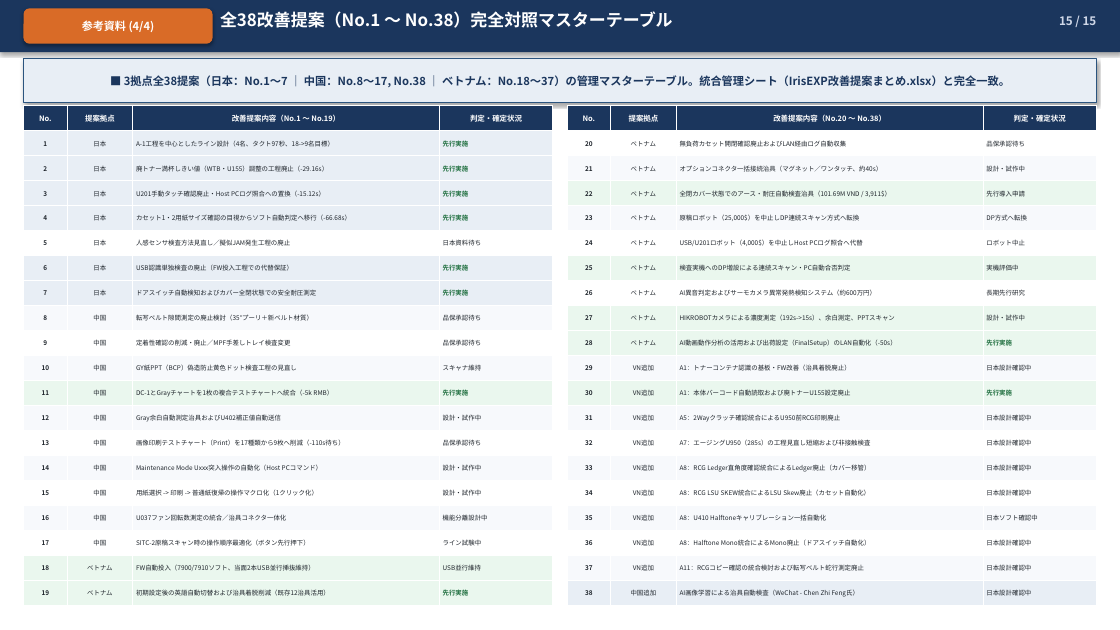
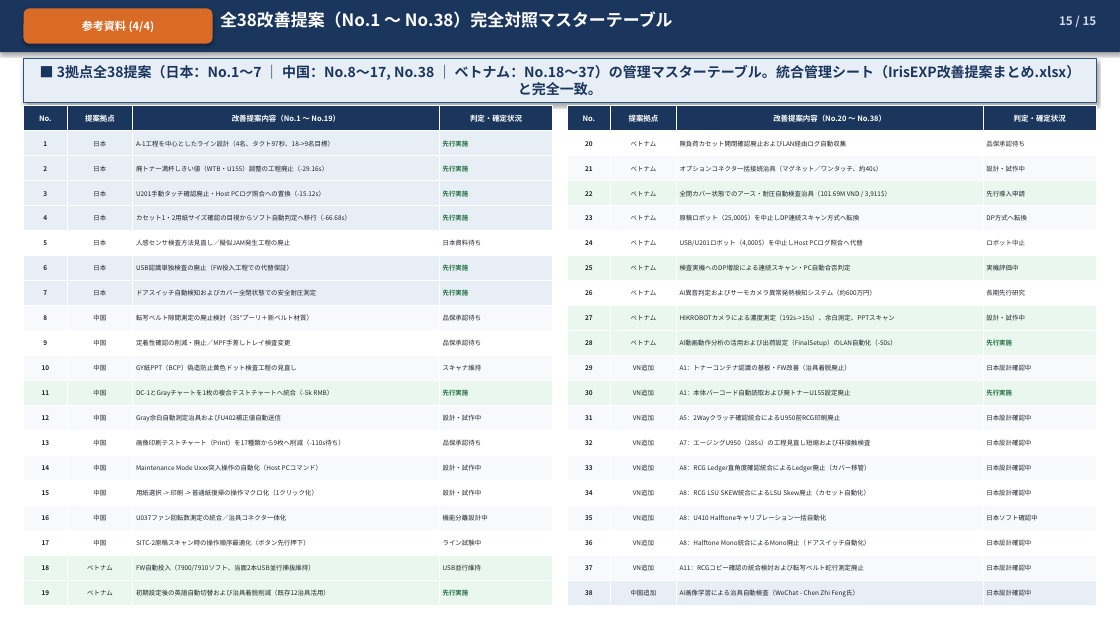
Before and after one commit to Nakazasen/bao_cao_dc_EXPIris, a slide deck: slide 15 of IrisEXP_VN改善提案報告_JP.pptx. Drawn at 1120x630 pixels with LibreOffice and Linux fonts; fonts in the diff are those of the drawing. Boxes give left, top, right and bottom in pixels: in the first picture for what was removed or moved away, otherwise in the second. Text is boxed around its words. In the diff, an @@ line names an element or a change of style, - is before the commit and + after.

```diff
--- a/IrisEXP_VN改善提案報告_JP.pptx
+++ b/IrisEXP_VN改善提案報告_JP.pptx
@@ rectangle "■ 3拠点全38提案（日本：No.1～7 ｜ 中国：No.8～17, No.38 ..." at [24, 59, 1096, 103]: size 9.6 to 12 pt @@
```
Also in this commit, not shown: 13 other slides changed, 2 other files.
